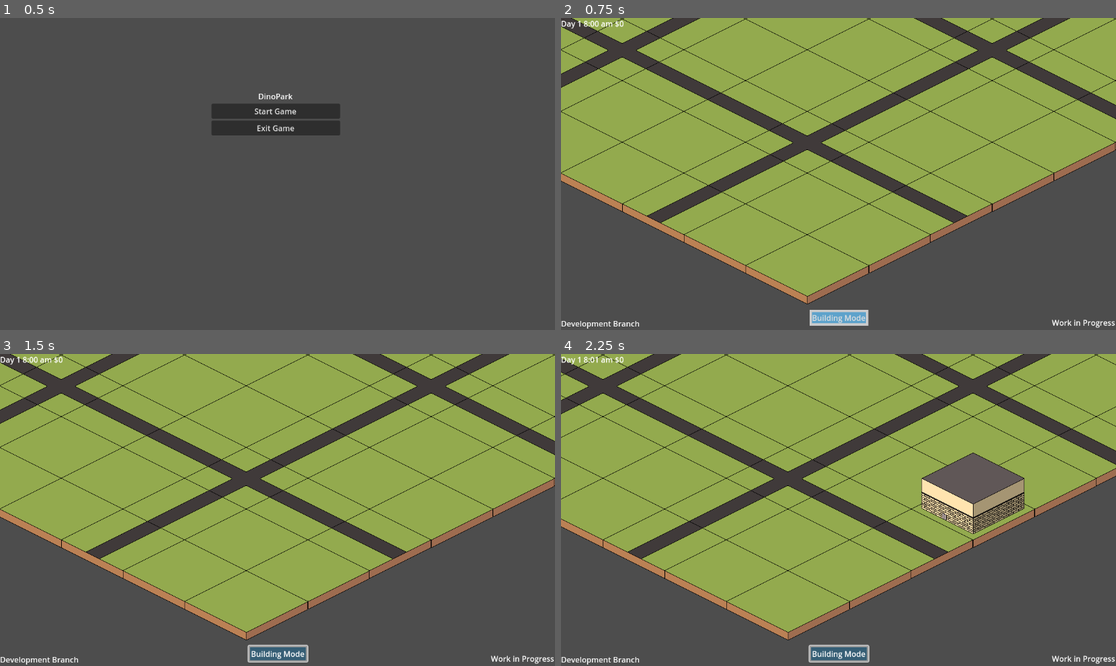
Above: before the commit, frames 1-4 (two rows, left to right).
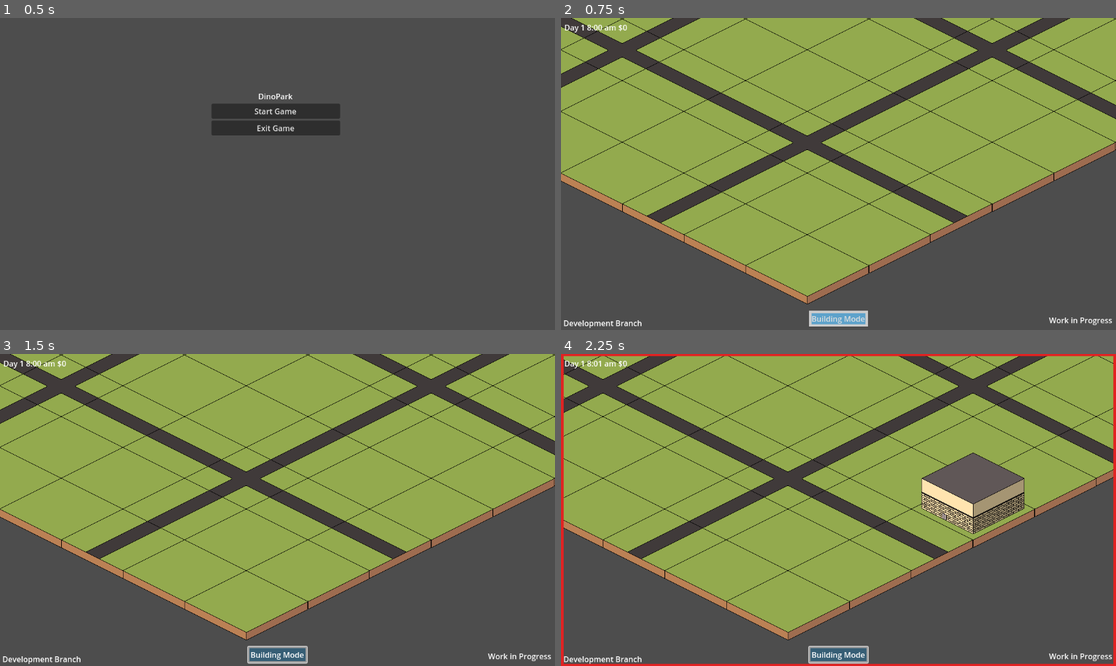
Above: after the commit, the same moments.

Repository: Olyveon/DinoPark
Game: Godot game, scene res://scenes/main_menu.tscn
Two runs of this game, one before a commit and one after it. Both use one fixed random seed, a clock stepped at 60 frames per second and the inputs below.
Inputs (mouse positions are in pixels of both pictures, inside the frame that each line leads up to):
- Up to frame 1 (0.5 s): no input
- Up to frame 2 (0.75 s): click "Start Game" at 0.5 s
- Up to frame 3 (1.5 s): click "Building Mode" at 1.25 s
- Up to frame 4 (2.25 s): tap Enter at 2 s; move the mouse to (960, 494) at 2.02 s; hold D (move_right) from 2.03 s (still down); hold Space (stop) from 2.03 s (still down); click (960, 494) at 2.17 s

Frame 1 is identical in both runs. In frame 2, 0.9% of the frame differs, in the area x 0-100%, y 0-100%; in frame 3, 1.0%; in frame 4, 3.3%.

Commit message:
changed timer to include hours, added a outline when simulation is paused

Diff:
--- a/savedGame/saved_data.gd
+++ b/savedGame/saved_data.gd
@@ -4,4 +4,5 @@
 @export var position:Vector2
 @export var building_name:String
 @export var scene_path:String
-@export var timer_left:float
+@export var minutes_left:float
+@export var hours_left:float
--- a/scenes/game.tscn
+++ b/scenes/game.tscn
@@ -8,6 +8,7 @@
 [ext_resource type="Script" path="res://scripts/day_night_cycle.gd" id="6_bodcb"]
 [ext_resource type="Script" path="res://savedGame/save_loader.gd" id="7_6alr0"]
 [ext_resource type="Texture2D" uid="uid://bkpc1kjm4t2xn" path="res://assets/daynightcycle-gradient-texture.tres" id="7_g0air"]
+[ext_resource type="Texture2D" uid="uid://bexsjgxatiitj" path="res://assets/sprites/outline.png" id="8_j6yto"]
 [ext_resource type="Script" path="res://scripts/ui_controller.gd" id="8_s0tum"]
 
 [sub_resource type="TileSetAtlasSource" id="TileSetAtlasSource_ine23"]
@@ -99,27 +100,24 @@
 [node name="UI" type="Control" parent="Interface"]
 unique_name_in_owner = true
 layout_mode = 3
-anchors_preset = 15
-anchor_right = 1.0
-anchor_bottom = 1.0
-offset_right = 1.0
-offset_bottom = -2.0
+anchor_right = 1.0
+anchor_bottom = 1.0
 grow_horizontal = 2
 grow_vertical = 2
 mouse_filter = 2
 script = ExtResource("8_s0tum")
 
-[node name="Label" type="Label" parent="Interface/UI"]
+[node name="WIP" type="Label" parent="Interface/UI"]
 layout_mode = 1
 anchors_preset = 3
 anchor_left = 1.0
 anchor_top = 1.0
 anchor_right = 1.0
 anchor_bottom = 1.0
-offset_left = -132.0
-offset_top = -25.0
-offset_right = -2.0
-offset_bottom = -2.0
+offset_left = -139.0
+offset_top = -32.0
+offset_right = -7.0
+offset_bottom = -9.0
 grow_horizontal = 0
 grow_vertical = 0
 text = "Work in Progress"
@@ -129,8 +127,10 @@
 anchors_preset = 2
 anchor_top = 1.0
 anchor_bottom = 1.0
-offset_top = -23.0
-offset_right = 164.0
+offset_left = 5.0
+offset_top = -26.0
+offset_right = 169.0
+offset_bottom = -3.0
 grow_vertical = 0
 text = "Development Branch
 "
@@ -164,6 +164,10 @@
 layout_mode = 1
 anchors_preset = 10
 anchor_right = 1.0
+offset_left = 7.0
+offset_top = 8.0
+offset_right = 7.0
+offset_bottom = 31.0
 grow_horizontal = 2
 
 [node name="DayLabel" type="Label" parent="Interface/UI/HBoxContainer2"]
@@ -175,6 +179,17 @@
 
 [node name="MoneyLabel" type="Label" parent="Interface/UI/HBoxContainer2"]
 layout_mode = 2
+
+[node name="TextureRect" type="TextureRect" parent="Interface/UI"]
+visible = false
+layout_mode = 1
+anchors_preset = 15
+anchor_right = 1.0
+anchor_bottom = 1.0
+grow_horizontal = 2
+grow_vertical = 2
+mouse_filter = 2
+texture = ExtResource("8_j6yto")
 
 [node name="Menu" type="CanvasLayer" parent="."]
 process_mode = 3
--- a/scripts/building.gd
+++ b/scripts/building.gd
@@ -7,8 +7,12 @@
 var cell_position
 var building_name:String = "building"
 var is_point_inside = false
-var cooldown = 30
+# cooldown is defined in in-game minutes
+var cooldown = 120
 var target_minute = 60
+var target_hour = 24
+# How much money does it generate
+var revenue = 10
 @onready var tile_map = get_parent()
 
 
@@ -21,7 +25,8 @@
 	var total_minutes = int(Global.time / INGAME_TO_REAL_MINUTE_DURATION)
 	var current_day_minutes = total_minutes % MINUTES_PER_DAY
 	var current_minute = int(current_day_minutes % MINUTES_PER_HOUR)
-	if target_minute == current_minute:
+	var current_hour = int(current_day_minutes / MINUTES_PER_HOUR)
+	if target_minute == current_minute and target_hour == current_hour:
 		on_time()
 func _input(event):
 	# Check if the event is a mouse button press
@@ -50,7 +55,8 @@
 	my_data.position = global_position
 	my_data.building_name = building_name
 	my_data.scene_path = scene_file_path
-	my_data.timer_left = target_minute
+	my_data.minutes_left = target_minute
+	my_data.hours_left = target_hour
 	saved_data.append(my_data)
 
 func on_before_load():
@@ -59,19 +65,29 @@
 
 func on_load_game(saved_data:SavedData):
 	global_position = saved_data.position
-	target_minute = saved_data.timer_left
+	target_minute = saved_data.minutes_left
+	target_hour = saved_data.hours_left
 	building_name = saved_data.building_name
 func _timer() -> void:
 
 	var total_minutes = int(Global.time / INGAME_TO_REAL_MINUTE_DURATION)
 	var current_day_minutes = total_minutes % MINUTES_PER_DAY
 	var current_minute = int(current_day_minutes % MINUTES_PER_HOUR)
+	var current_hour = int(current_day_minutes / MINUTES_PER_HOUR)
 	var sum = current_minute + cooldown
+	var hour = int(sum / 60) + current_hour
 
+	if hour > 23:
+		target_hour = hour - 24
+	else :
+		target_hour = hour
 	if sum > 59 :
-		target_minute = sum - 60
+		target_minute = (sum%60)
 	else:
 		target_minute = sum
 func on_time():
-	Global.money += 10
+	Global.money += revenue
 	_timer()
+
+func minutes(x):
+	return 60/x
--- a/scripts/day_night_cycle.gd
+++ b/scripts/day_night_cycle.gd
@@ -5,7 +5,7 @@
 const INGAME_TO_REAL_MINUTE_DURATION = (2 * PI) / MINUTES_PER_DAY
 
 signal time_tick(day:int, hour:int, minute:int)
-
+signal pause_tick()
 var prev_speed = 1.0
 @export var gradient:GradientTexture1D
 @export var INGAME_SPEED = 1.0
@@ -33,8 +33,10 @@
 		if INGAME_SPEED > 0:
 			prev_speed = INGAME_SPEED
 			INGAME_SPEED = 0.0
+			pause_tick.emit()
 		else:
 			INGAME_SPEED = prev_speed
+			pause_tick.emit()
 func _recaculate_time() -> void:
 	var total_minutes = int(Global.time / INGAME_TO_REAL_MINUTE_DURATION)
 
--- a/scripts/game.gd
+++ b/scripts/game.gd
@@ -11,6 +11,7 @@
 func _ready():
 	Global.building_mode = false
 	canvas_modulate.time_tick.connect(ui.set_daytime)
+	canvas_modulate.pause_tick.connect(ui.pause)
 
 #Construction mode
 func _input(event):
--- a/scripts/ui_controller.gd
+++ b/scripts/ui_controller.gd
@@ -3,6 +3,7 @@
 @onready var day_label = $HBoxContainer2/DayLabel
 @onready var time_label = $HBoxContainer2/HourLabel
 @onready var money_label = $HBoxContainer2/MoneyLabel
+@onready var texture_rect = $TextureRect
 
 func _process(delta):
 	money_label.text = "$" + str(Global.money)
@@ -10,7 +11,9 @@
 func set_daytime(day: int, hour: int, minute: int) -> void:
 	day_label.text = "Day " + str(day + 1)
 	time_label.text = _amfm_hour(hour) + ":" + _minute(minute) + " " + _am_pm(hour)
-
+func pause()->void:
+	var new_state = not texture_rect.visible
+	texture_rect.visible = new_state
 
 func _amfm_hour(hour:int) -> String:
 	if hour == 0:
Binary file added: assets/sprites/outline.png
Not shown, added: assets/sprites/outline.png.import
Not shown: 1 places in scenes/game.tscn that only renumber resources
